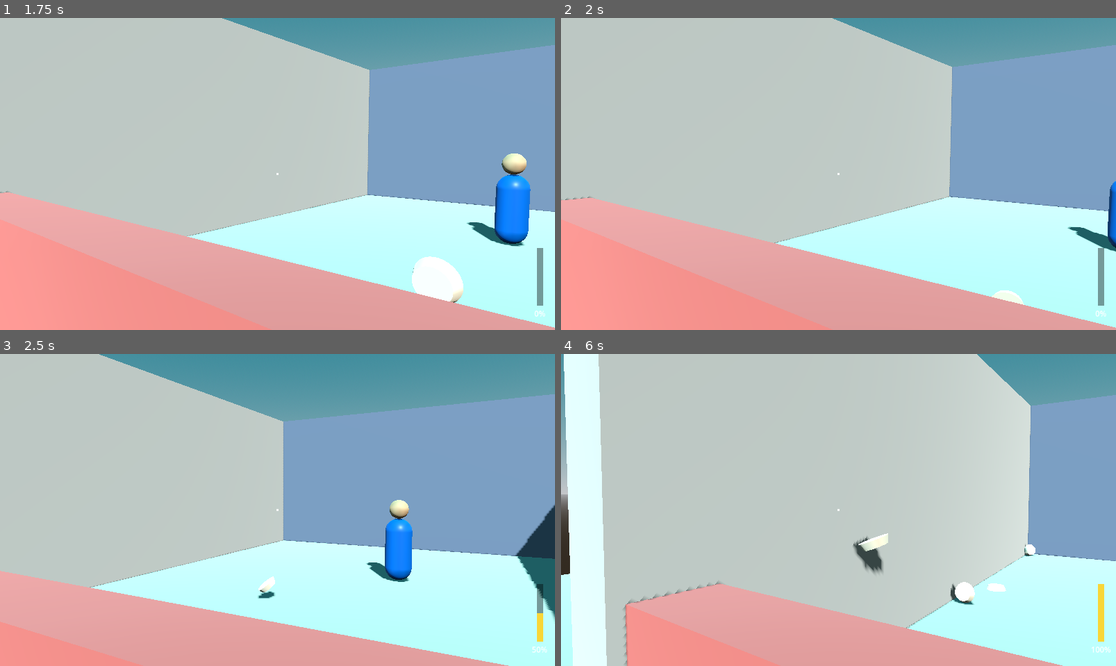
Above: before the commit, frames 1-4 (two rows, left to right).
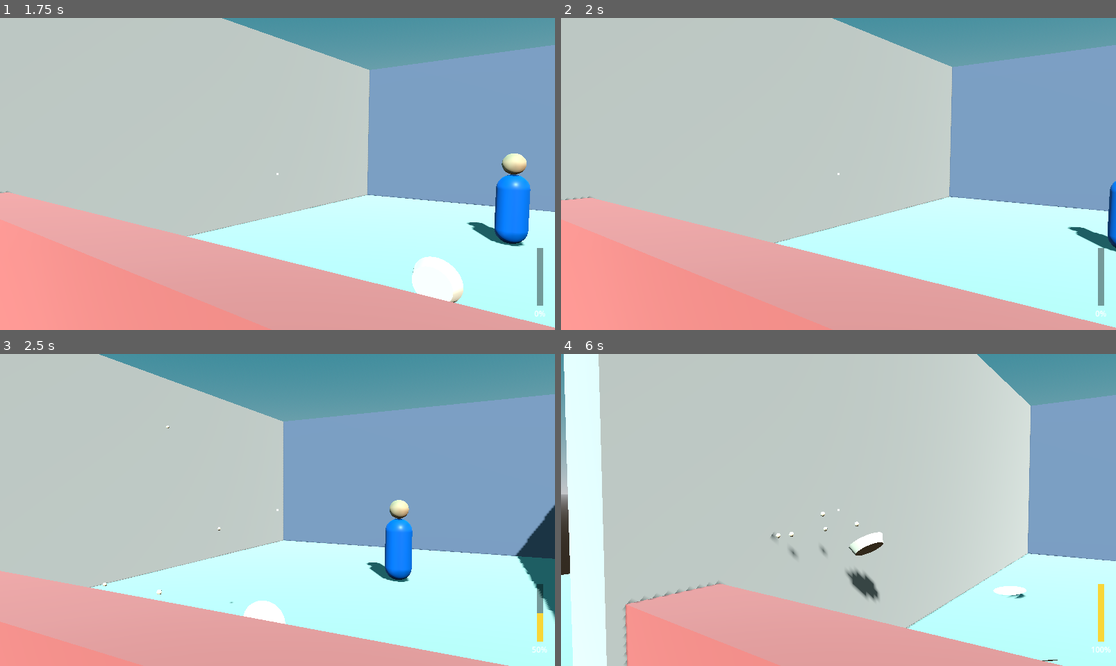
Above: after the commit, the same moments.

Repository: ADB4/CF37
Game: Godot game, scene res://scenes/main.tscn
Same seed, same stepped clock (60 frames per second), same inputs: the game is played once before the commit and once after it.
Inputs (mouse positions are in pixels of both pictures, inside the frame that each line leads up to):
- Up to frame 1 (1.75 s): tap Enter at 0.5 s; move the mouse to (399, 158) at 0.52 s; press the mouse at (399, 158) at 0.53 s; hold D (move_right) 0.53-1.28 s; move the mouse to (249, 174) at 1.27 s; release the mouse at (249, 174) at 1.28 s; hold Left (move_left) from 1.28 s (still down); click (249, 174) at 1.35 s
- Up to frame 2 (2 s): keep holding Left (move_left)
- Up to frame 3 (2.5 s): move the mouse to (288, 503) at 2.02 s; release Left (move_left) at 2.03 s; press the mouse at (288, 503) at 2.03 s; hold D (move_right) from 2.03 s (still down); tap L at 2.1 s
- Up to frame 4 (6 s): move the mouse to (832, 516) at 2.77 s; release the mouse at (832, 516) at 2.78 s; click (832, 516) at 2.85 s; move the mouse to (877, 513) at 3.52 s; release D (move_right) at 3.53 s; press the mouse at (877, 513) at 3.53 s; hold Left (move_left) 3.53-5.78 s; move the mouse to (794, 506) at 4.27 s; release the mouse at (794, 506) at 4.28 s; tap L at 4.35 s; click (794, 506) at 4.55 s; move the mouse to (844, 510) at 5.02 s; press the mouse at (844, 510) at 5.03 s; move the mouse to (816, 503) at 5.77 s; release the mouse at (816, 503) at 5.78 s; hold D (move_right) from 5.78 s (still down); click (816, 503) at 5.85 s

Frame 1 is identical in both runs. In frame 2, 0.1% of the frame differs, in the area x 77-84%, y 87-92%; in frame 3, 0.5%; in frame 4, 1.5%, in the area x 37-90%, y 50-99%.

Commit message:
splat physics/lifetime cleanup

Diff:
--- a/scripts/pie_projectile.gd
+++ b/scripts/pie_projectile.gd
@@ -1,22 +1,130 @@
 class_name PieProjectile
 extends RigidBody3D
-## A thrown pie. Physically collides with the world only (layer setup:
-## layer = projectile, mask = world). The target's hit zones will be
-## Area3Ds that detect the pie in a later story — pies never bounce
-## off the target's physics body.
 
-## Random spin applied to each axis on launch, for tumble.
+signal splattered
+
+## random spin
 @export var spin := 7.0
 
-## Set by the target the moment it scores this pie, so overlapping hit
-## zones (head + body) can never double-count one pie.
+@export_group("Bounce")
+
+@export var bounciness := 0.45
+
+@export var surface_friction := 0.7
+
+@export var impact_damping := 0.5
+
+@export var crumbs_per_bounce := 5
+
+@export_group("Splat")
+
+@export var splat_speed := 1.2
+
+@export var settle_timeout := 2.0
+
+@export var cleanup_delay := 2.0
+
+@export var lifetime := 6.0
+
+
 var scored := false
 
+var _has_splatted := false
 
-## Called by the player controller right after spawning.
+var _has_touched := false
+
+func _ready() -> void:
+
+	var mat := PhysicsMaterial.new()
+	mat.bounce = bounciness
+	mat.friction = surface_friction
+	physics_material_override = mat
+
+	body_entered.connect(_on_body_entered)
+
+	get_tree().create_timer(lifetime).timeout.connect(_expire)
+
+
+func _physics_process(_delta: float) -> void:
+
+	if _has_touched and not _has_splatted \
+			and linear_velocity.length() < splat_speed:
+		splat()
+
 func launch(direction: Vector3, speed: float) -> void:
 	linear_velocity = direction.normalized() * speed
 	angular_velocity = Vector3(
 			randf_range(-spin, spin),
 			randf_range(-spin, spin),
 			randf_range(-spin, spin))
+
+
+func _on_body_entered(_body: Node) -> void:
+	if _has_splatted:
+		return
+
+	call_deferred("_apply_impact_damping")
+
+	_spawn_particles(crumbs_per_bounce, 1.0)
+
+	if not _has_touched:
+		_has_touched = true
+
+		get_tree().create_timer(settle_timeout).timeout.connect(splat)
+
+
+func _apply_impact_damping() -> void:
+	if _has_splatted:
+		return
+	linear_velocity *= impact_damping
+	angular_velocity *= impact_damping
+
+
+func splat() -> void:
+	if _has_splatted:
+		return
+	_has_splatted = true
+
+	splattered.emit()
+
+	set_deferred("freeze", true)
+
+	var tween := create_tween()
+	tween.tween_property(
+		$MeshInstance3D, "scale",
+		Vector3(1.6, 0.05, 1.6), 0.18
+	).set_ease(Tween.EASE_OUT).set_trans(Tween.TRANS_QUAD)
+
+	_spawn_particles(12, 2.0)
+
+	get_tree().create_timer(cleanup_delay).timeout.connect(queue_free)
+
+func _spawn_particles(count: int, speed_scale: float) -> void:
+	var crumb := SphereMesh.new()
+	crumb.radius = 0.02
+	crumb.height = 0.04
+	crumb.radial_segments = 6
+	crumb.rings = 3
+	var mat := StandardMaterial3D.new()
+	mat.albedo_color = Color(0.95, 0.9, 0.78)
+	crumb.material = mat
+
+	var particles := CPUParticles3D.new()
+	particles.mesh = crumb
+	particles.one_shot = true
+	particles.explosiveness = 1.0
+	particles.amount = count
+	particles.lifetime = 0.5
+	particles.direction = Vector3.UP
+	particles.spread = 75.0
+	particles.initial_velocity_min = 1.5 * speed_scale
+	particles.initial_velocity_max = 3.5 * speed_scale
+	particles.gravity = Vector3(0, -6, 0)
+
+	add_child(particles)
+	particles.emitting = true
+
+func _expire() -> void:
+	if _has_splatted:
+		return
+	queue_free()
